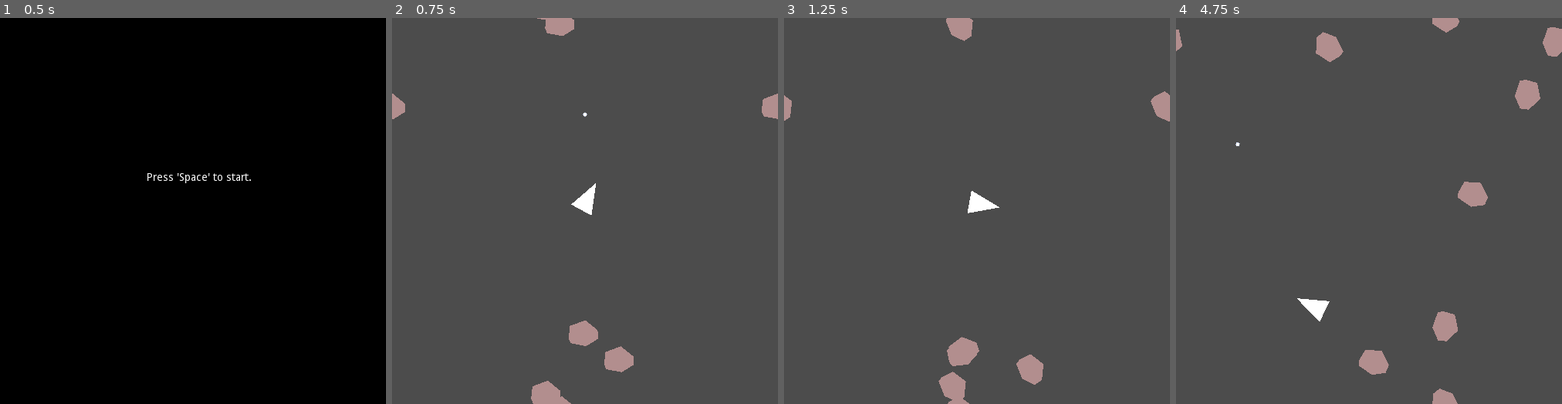
Above: before the commit, frames 1-4 (left to right).
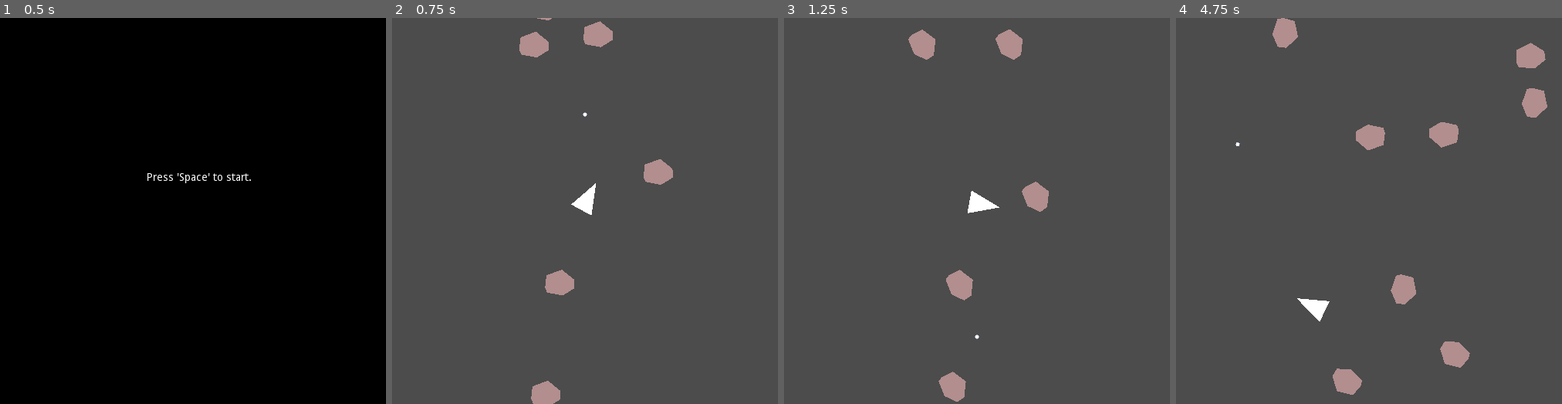
Above: after the commit, the same moments.

Repository: leddkire/godot-asteroids
Game: Godot game, scene res://StartOfGame.tscn
Two runs of this game, one before a commit and one after it. Both use one fixed random seed, a clock stepped at 60 frames per second and the inputs below.
Inputs (mouse positions are in pixels of both pictures, inside the frame that each line leads up to):
- Up to frame 1 (0.5 s): no input
- Up to frame 2 (0.75 s): tap Space (shoot_projectile) at 0.5 s; move the mouse to (669, 191) at 0.52 s; hold Right (move_right) from 0.53 s (still down); hold Space (shoot_projectile) from 0.53 s (still down); click (669, 191) at 0.67 s
- Up to frame 3 (1.25 s): keep holding Right (move_right); keep holding Space (shoot_projectile)
- Up to frame 4 (4.75 s): move the mouse to (1291, 230) at 1.27 s; release Right (move_right) at 1.28 s; release Space (shoot_projectile) at 1.28 s; hold Left (move_left) 1.28-2.03 s; tap Space (shoot_projectile) at 1.35, 2.85, 4.35 s; move the mouse to (1407, 126) at 2.02 s; hold Right (move_right) 2.03-2.78 s; hold Space (shoot_projectile) 2.03-2.78 s; move the mouse to (1349, 288) at 2.77 s; hold Up (move_up) 2.78-3.53 s; click (1349, 288) at 2.92 s; move the mouse to (1484, 268) at 3.52 s; hold Space (shoot_projectile) 3.53-4.28 s; hold Left (move_left) from 3.53 s (still down); move the mouse to (1253, 153) at 4.27 s

Frame 1 is identical in both runs. In frame 2, 3.0% of the frame differs, in the area x 0-100%, y 0-100%; in frame 3, 3.1%; in frame 4, 5.3%.

Commit message:
Refactor AsteroidSpawningRule

Diff:
--- a/rules/position/AsteroidSpawningRule.gd
+++ b/rules/position/AsteroidSpawningRule.gd
@@ -1,27 +1,32 @@
 class_name AsteroidSpawningRule
 
-var asteroid_scene
 var factory
+var upper_y_limit
+var upper_x_limit
 
 func _init():
-    self.asteroid_scene = load("res://asteroids/Asteroid.tscn")
     self.factory = load("res://asteroids/AsteroidFactory.gd").new()
+    upper_y_limit = ProjectSettings.get_setting("display/window/size/height")
+    upper_x_limit = ProjectSettings.get_setting("display/window/size/width")
 
 func _calculate_position(width_to_avoid: Vector2, height_to_avoid: Vector2) -> Vector2:
     randomize()
-    var upper_y_limit = ProjectSettings.get_setting("display/window/size/height")
-    var upper_x_limit = ProjectSettings.get_setting("display/window/size/width")
-    var x_position = randi() % upper_x_limit
-    var y_position
-    if(x_position < width_to_avoid.x or x_position > width_to_avoid.y):
-        y_position = randi() % upper_y_limit
+    var x = randi() % upper_x_limit
+    var x_outside_avoidance_range = x < width_to_avoid.x or x > width_to_avoid.y
+    var y
+    if(x_outside_avoidance_range):
+        y = randi() % upper_y_limit
     else:
+        y = _random_position_outside_range(height_to_avoid)
+    return Vector2(x, y)
+
+func _random_position_outside_range(height_to_avoid: Vector2):
         var cuadrant = randi() % 2
-        if(cuadrant == 0):
-            y_position = randi() % int(height_to_avoid.x)
+        var upper_cuadrant = (cuadrant == 0)
+        if(upper_cuadrant):
+            return randi() % int(height_to_avoid.x)
         else:
-            y_position = randi() % int(upper_y_limit - height_to_avoid.y) + height_to_avoid.y
-    return Vector2(x_position, y_position)
+            return randi() % int(upper_y_limit - height_to_avoid.y) + height_to_avoid.y
 
 func spawn_asteroid(parent_node: Node, width_to_avoid: Vector2, height_to_avoid: Vector2) -> Asteroid:
     return factory.create(parent_node, _calculate_position(width_to_avoid, height_to_avoid), "L")
